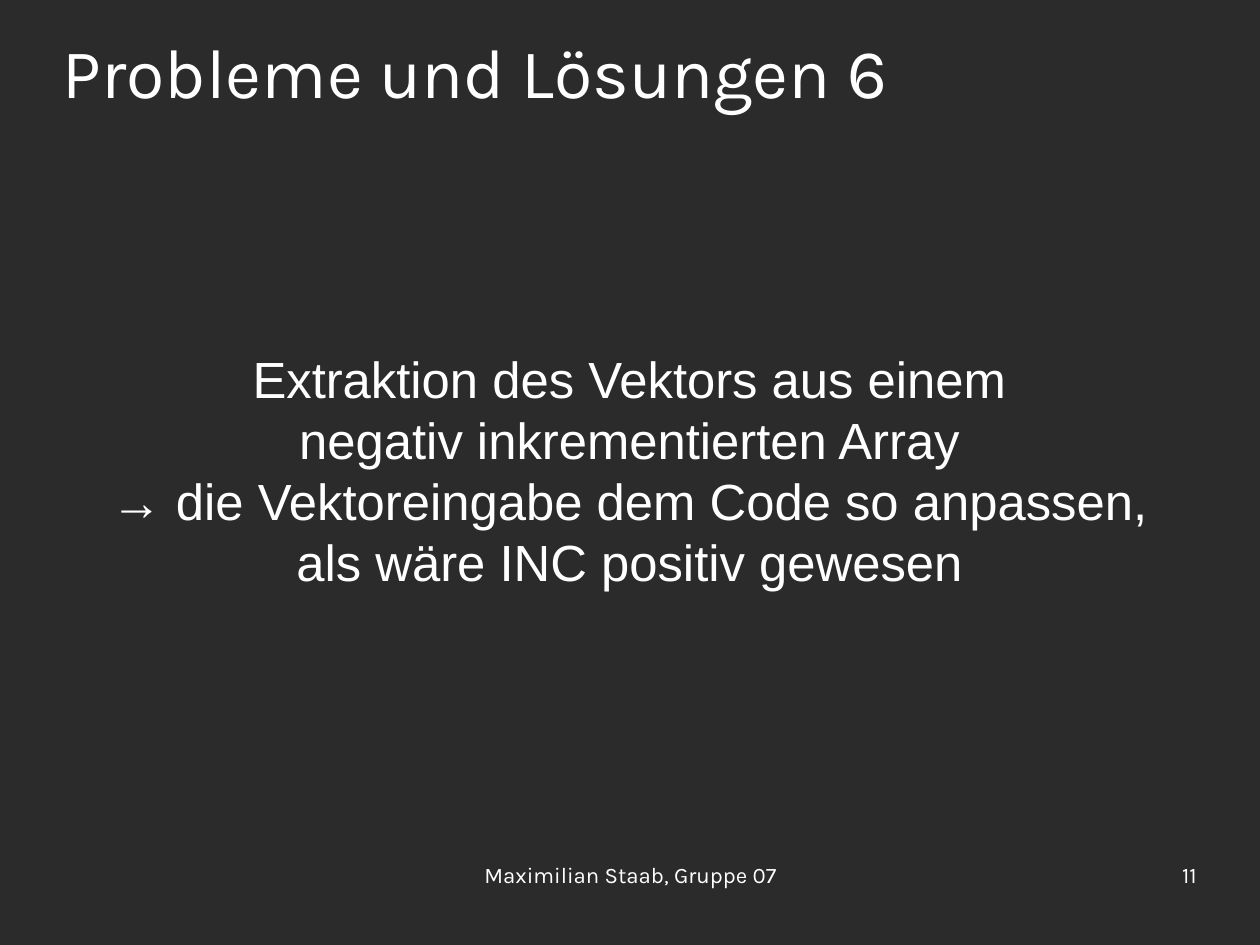
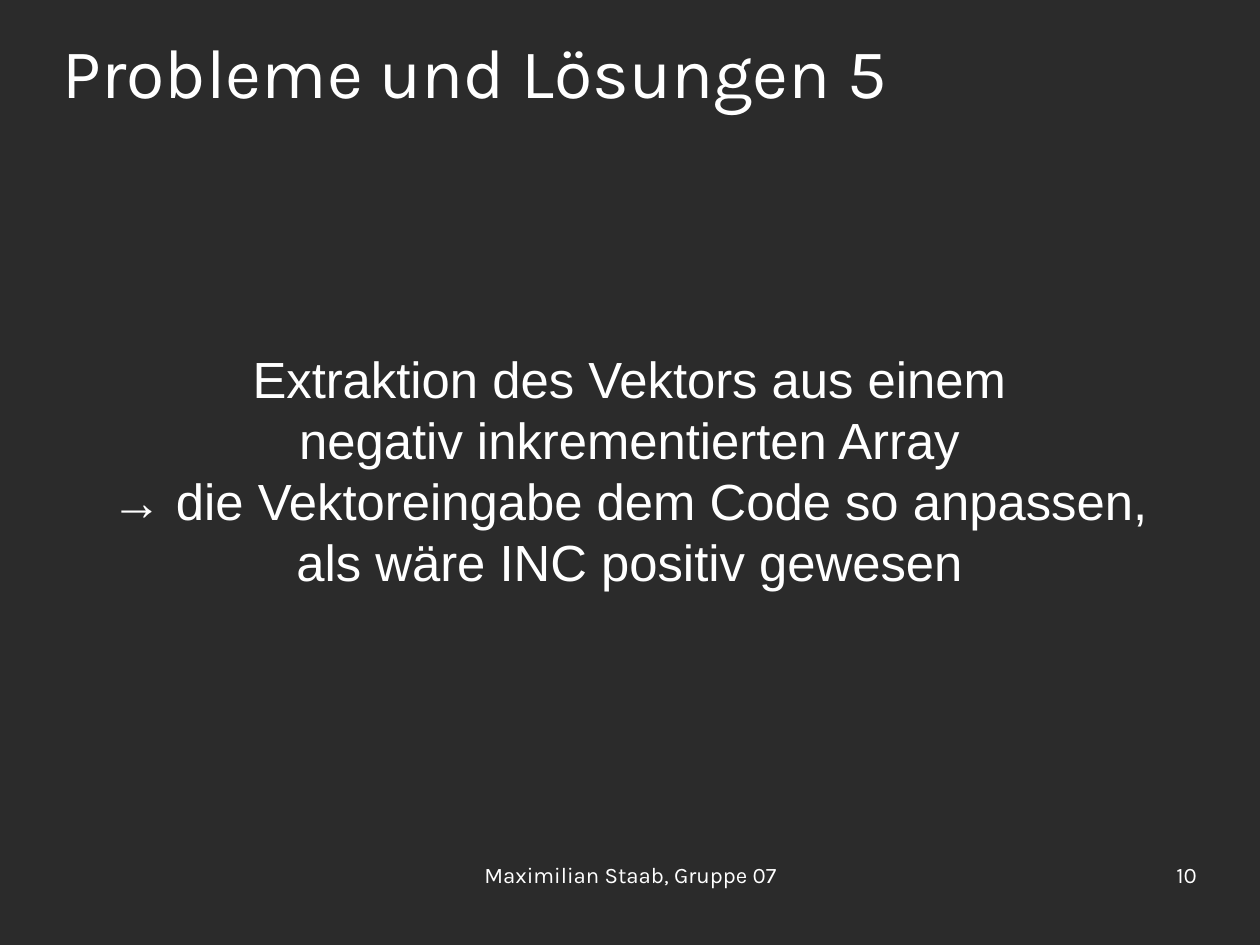
Before and after one commit to OrestTa/etip, a slide deck: slide 10 of Projekt2/Protokolle/verlauf2.odp (slide 11 before the commit). Drawn at 1260x945 pixels with LibreOffice and Linux fonts; fonts in the diff are those of the drawing; background and template pictures are left out; a plain dark background stands for a picture behind light text. Boxes give left, top, right and bottom in pixels: in the first picture for what was removed or moved away, otherwise in the second. Text is boxed around its words. In the diff, an @@ line names an element or a change of style, - is before the commit and + after.

```diff
--- a/Projekt2/Protokolle/verlauf2.odp
+++ b/Projekt2/Protokolle/verlauf2.odp
@@ title at (63,50,886,115): text changed @@
-Probleme und Lösungen 6
+Probleme und Lösungen 5
@@ page number at (1176,869,1197,883): text changed @@
-11
+10
```
Also in this commit, not shown: 2 other slides changed, 3 slides removed.
